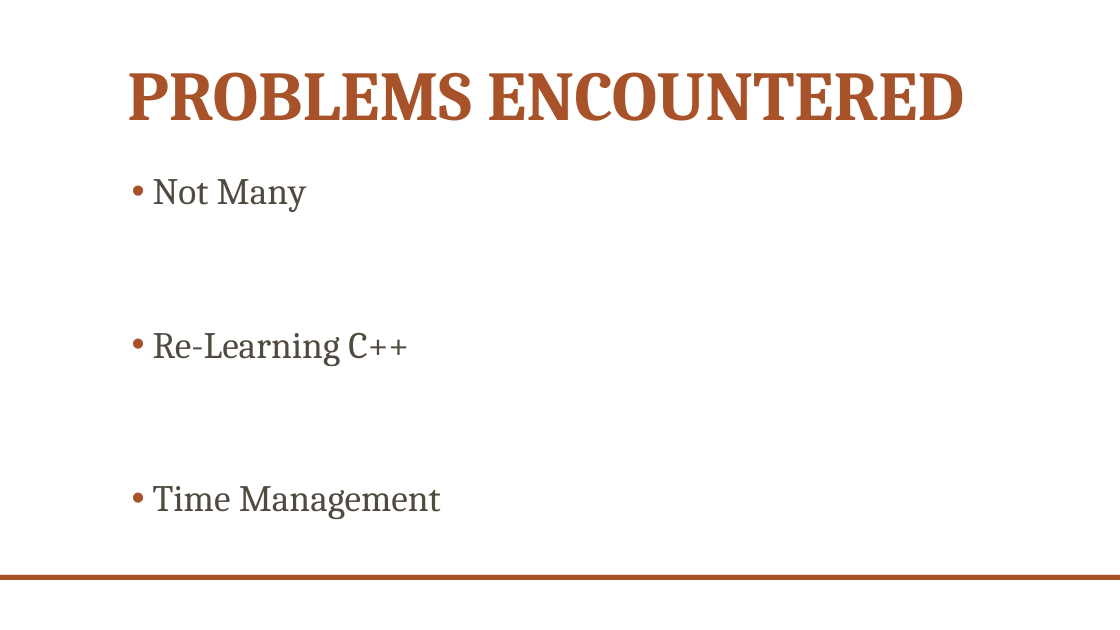
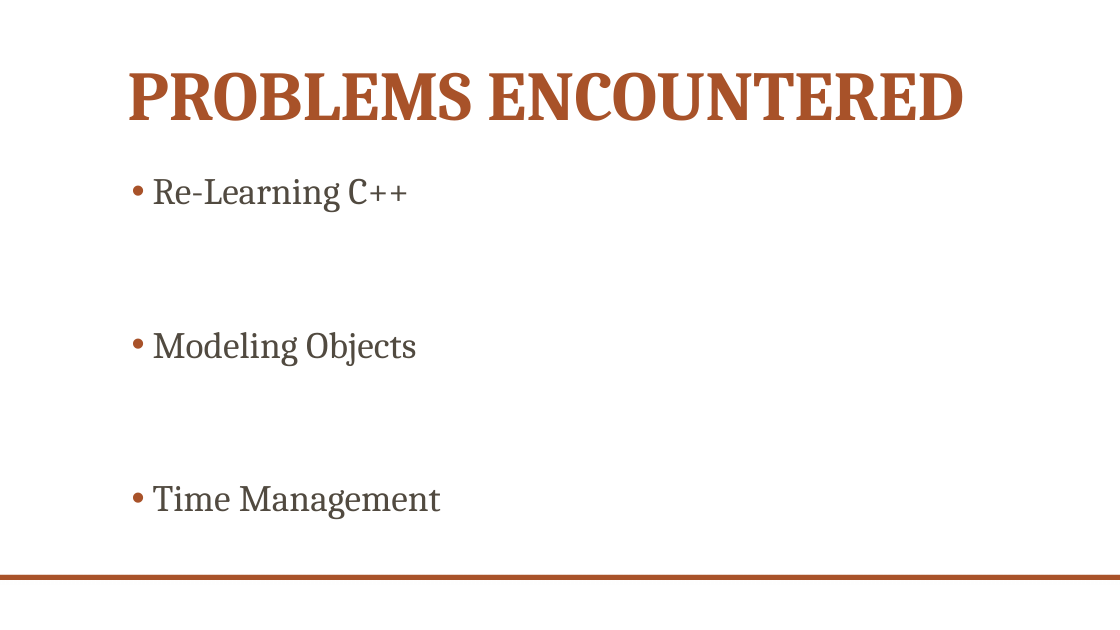
Before and after one commit to matthewpanetta/CMPSC457_Final, a slide deck: slide 6 of Pictures/iCivilization.pptx. Drawn at 1120x630 pixels with LibreOffice and Linux fonts; fonts in the diff are those of the drawing; background and template pictures are left out. Boxes give left, top, right and bottom in pixels: in the first picture for what was removed or moved away, otherwise in the second. Text is boxed around its words. In the diff, an @@ line names an element or a change of style, - is before the commit and + after.

```diff
--- a/Pictures/iCivilization.pptx
+++ b/Pictures/iCivilization.pptx
@@ text at [153, 179, 307, 212]: paragraph removed @@
-• Not Many
@@ text at [153, 332, 416, 366]: paragraph added @@
+• Modeling Objects
```
Also in this commit, not shown: 37 other files.
